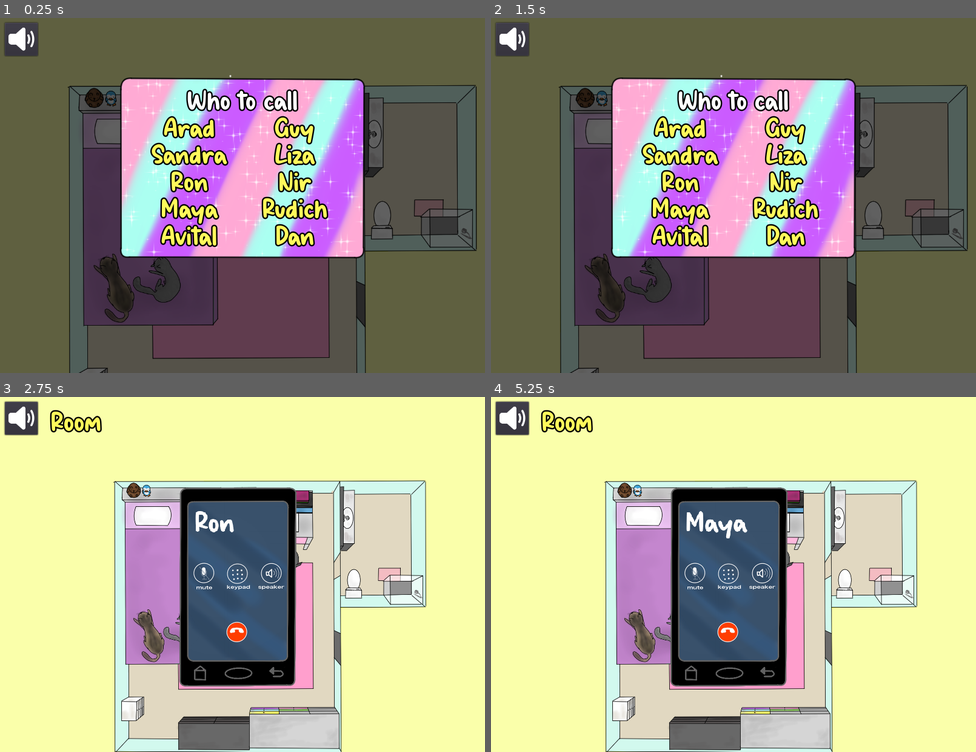
Above: before the commit, frames 1-4 (two rows, left to right).
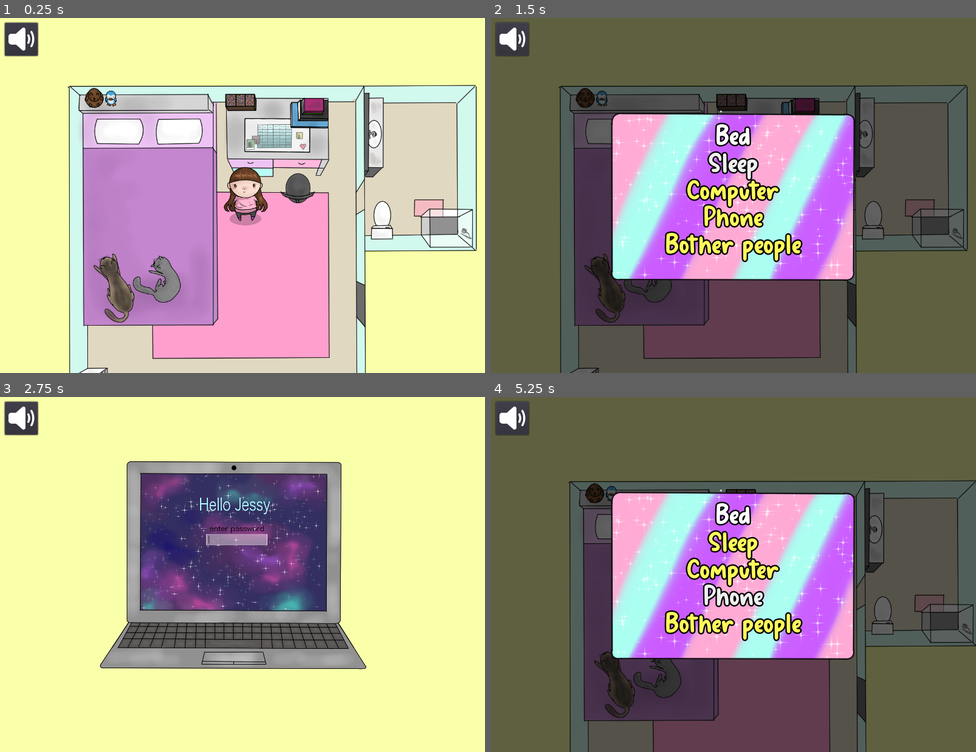
Above: after the commit, the same moments.

Repository: A-Walrus/Jessy
Game: Godot game, scene res://Scenes/World.tscn
The game is run twice, just before and just after one commit, with the same random seed, the same clock (stepped at 60 frames per second) and the same inputs. Sound files missing from this copy of the repository are replaced by a short silence.
Inputs (mouse positions are in pixels of both pictures, inside the frame that each line leads up to):
- Up to frame 1 (0.25 s): no input
- Up to frame 2 (1.5 s): click (680, 160) at 0.5 s, where only the run before the commit has a clickable "Sandra"; click (568, 46) at 1.25 s, where only the run before the commit has a clickable "Room"
- Up to frame 3 (2.75 s): click (189, 563) at 2 s, where only the run before the commit has a clickable "Ron"
- Up to frame 4 (5.25 s): click (568, 425) at 2.75 s, where only the run before the commit has a clickable "Room"; click (680, 510) at 3.5 s, where only the run before the commit has a clickable "Arad"; click (568, 425) at 4.25 s, where only the run before the commit has a clickable "Room"; click (680, 592) at 5 s, where only the run before the commit has a clickable "Maya"

The runs differ from the first frame. In frame 1, 98% of the frame differs, in the area x 0-100%, y 0-100%; in frame 2, 21%; in frame 3, 44%; in frame 4, 99%.

Commit message:
Sandra

Diff:
--- a/Jessy/Scenes/BotherPeople.tscn
+++ b/Jessy/Scenes/BotherPeople.tscn
@@ -10,6 +10,7 @@
 [ext_resource path="res://Scripts/BotherPeople.gd" type="Script" id=8]
 [ext_resource path="res://Audio/phone/danerez.wav" type="AudioStream" id=9]
 [ext_resource path="res://Audio/phone/ron_call.wav" type="AudioStream" id=10]
+[ext_resource path="res://Audio/phone/sandra.wav" type="AudioStream" id=11]
 
 [sub_resource type="DynamicFontData" id=1]
 font_path = "res://goldie_boxing/Goldie Boxing.ttf"
@@ -54,7 +55,8 @@
 "Arad": ExtResource( 6 ),
 "Dan": ExtResource( 9 ),
 "Guy": ExtResource( 7 ),
-"Ron": ExtResource( 10 )
+"Ron": ExtResource( 10 ),
+"Sandra": ExtResource( 11 )
 }
 
 [node name="AudioStreamPlayer" type="AudioStreamPlayer" parent="Label"]
--- a/Jessy/Scenes/World.tscn
+++ b/Jessy/Scenes/World.tscn
@@ -64,6 +64,7 @@
 [node name="CanvasLayer" type="CanvasLayer" parent="."]
 
 [node name="UI" type="Control" parent="CanvasLayer"]
+visible = false
 anchor_right = 1.0
 anchor_bottom = 1.0
 __meta__ = {
@@ -234,6 +235,7 @@
 mode = "CG"
 
 [node name="Call" type="Control" parent="CanvasLayer/UI"]
+visible = false
 margin_left = 512.0
 margin_top = 300.0
 margin_right = 512.0
Not shown, added: Jessy/Audio/phone/sandra.wav.import
Not shown: 1 places in Jessy/Scenes/BotherPeople.tscn that only renumber resources
Not shown, added: Jessy/Audio/phone/sandra.wav
